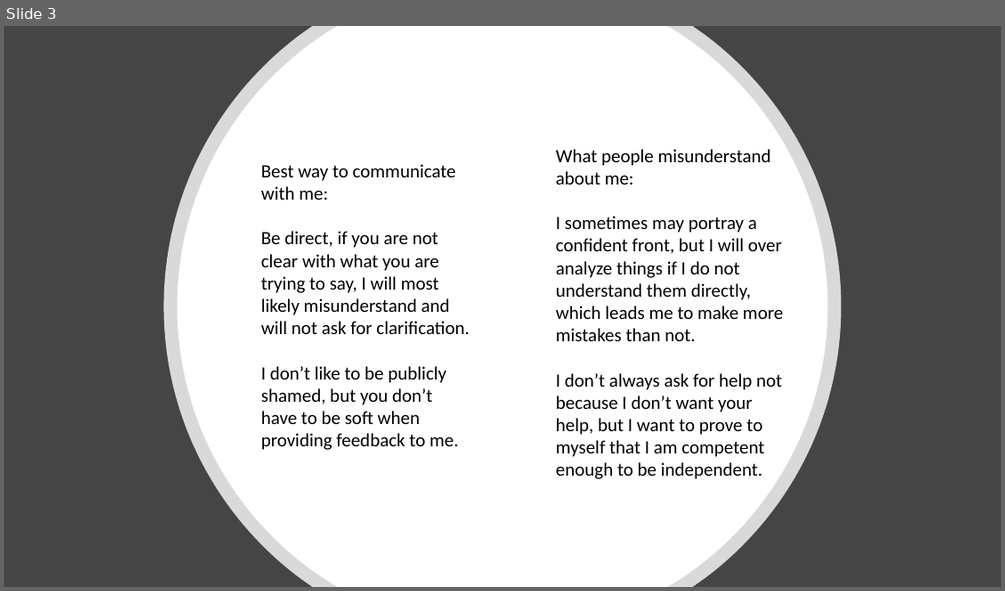
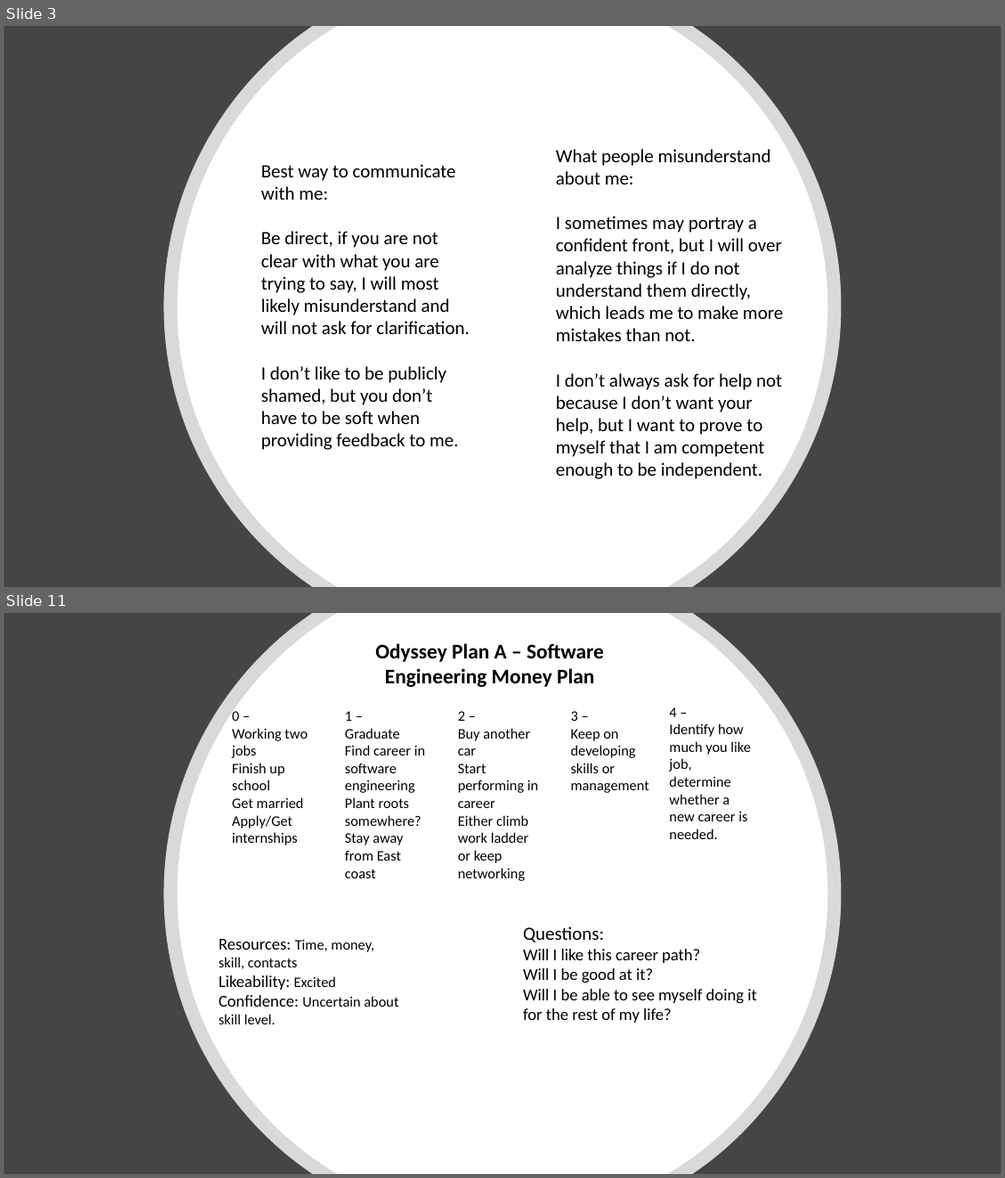
Before and after one commit to garrettstanger/CSE170, a slide deck: User Manual.pptx. Shown one above the other, each under a label of ours: slide 3 before the commit, slides 3 and 11 after it; the slides between them are not shown. The pictures are 1005x591 and 1005x1178 pixels, drawn with LibreOffice and Linux fonts; fonts in the diff are those of the drawing. Boxes give left, top, right and bottom in pixels: in the first picture for what was removed or moved away, otherwise in the second. Text is boxed around its words. In the diff, an @@ line names an element or a change of style, - is before the commit and + after.

```diff
--- a/User Manual.pptx
+++ b/User Manual.pptx
@@ slide 11 added at bbox=[4, 613, 1001, 1174], background #454545 @@
@@ freeform shape added at bbox=[164, 613, 841, 1174], fill #FFFFFF at 80% opacity @@
@@ freeform shape added at bbox=[178, 613, 828, 1174], fill #FFFFFF @@
@@ text added at bbox=[375, 643, 604, 687], 20 pt, text #000000, bold @@
+Odyssey Plan A – Software Engineering Money Plan
@@ text added at bbox=[232, 711, 307, 845], 14 pt, text #000000 @@
+0 –
+Working two jobs
+Finish up school
+Get married
+Apply/Get internships
@@ text added at bbox=[345, 711, 425, 878], 14 pt, text #000000 @@
+1 –
+Graduate
+Find career in software engineering
+Plant roots somewhere?
+Stay away from East coast
@@ text added at bbox=[458, 711, 538, 881], 14 pt, text #000000 @@
+2 –
+Buy another car
+Start performing in career
+Either climb work ladder or keep networking
@@ text added at bbox=[571, 711, 649, 793], 14 pt, text #000000 @@
+3 –
+Keep on developing skills or management
@@ text added at bbox=[669, 707, 751, 839], 14 pt, text #000000 @@
+4 –
+Identify how much you like job, determine whether a new career is needed.
@@ text added at bbox=[523, 926, 757, 1022], 16 pt, text #000000 @@
+Questions:
+Will I like this career path?
+Will I be good at it?
+Will I be able to see myself doing it for the rest of my life?
@@ text added at bbox=[218, 939, 398, 1024], 14 pt, text #000000 @@
+Resources: Time, money, skill, contacts
+Likeability: Excited
+Confidence: Uncertain about skill level.
```
Also in this commit, not shown: 9 other slides added.
